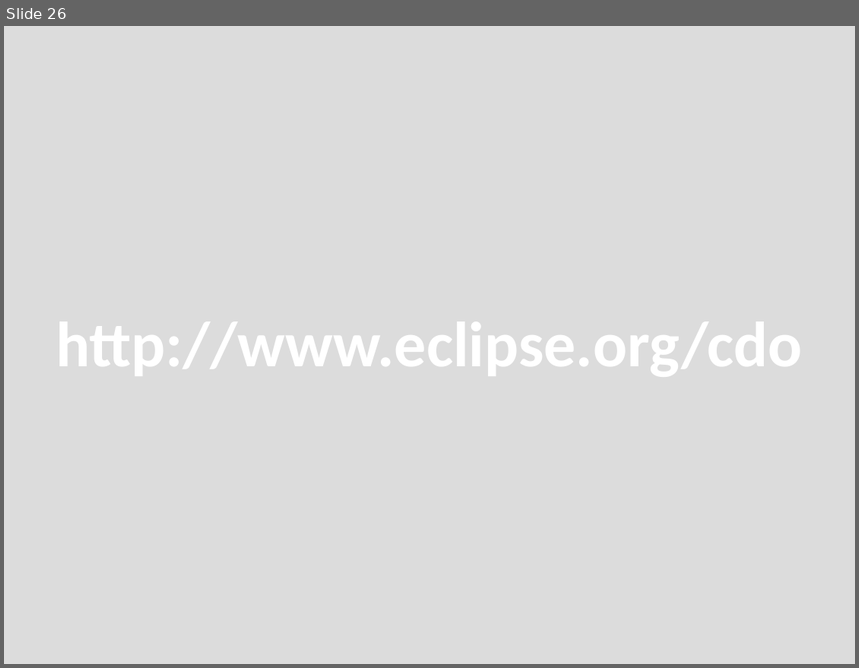
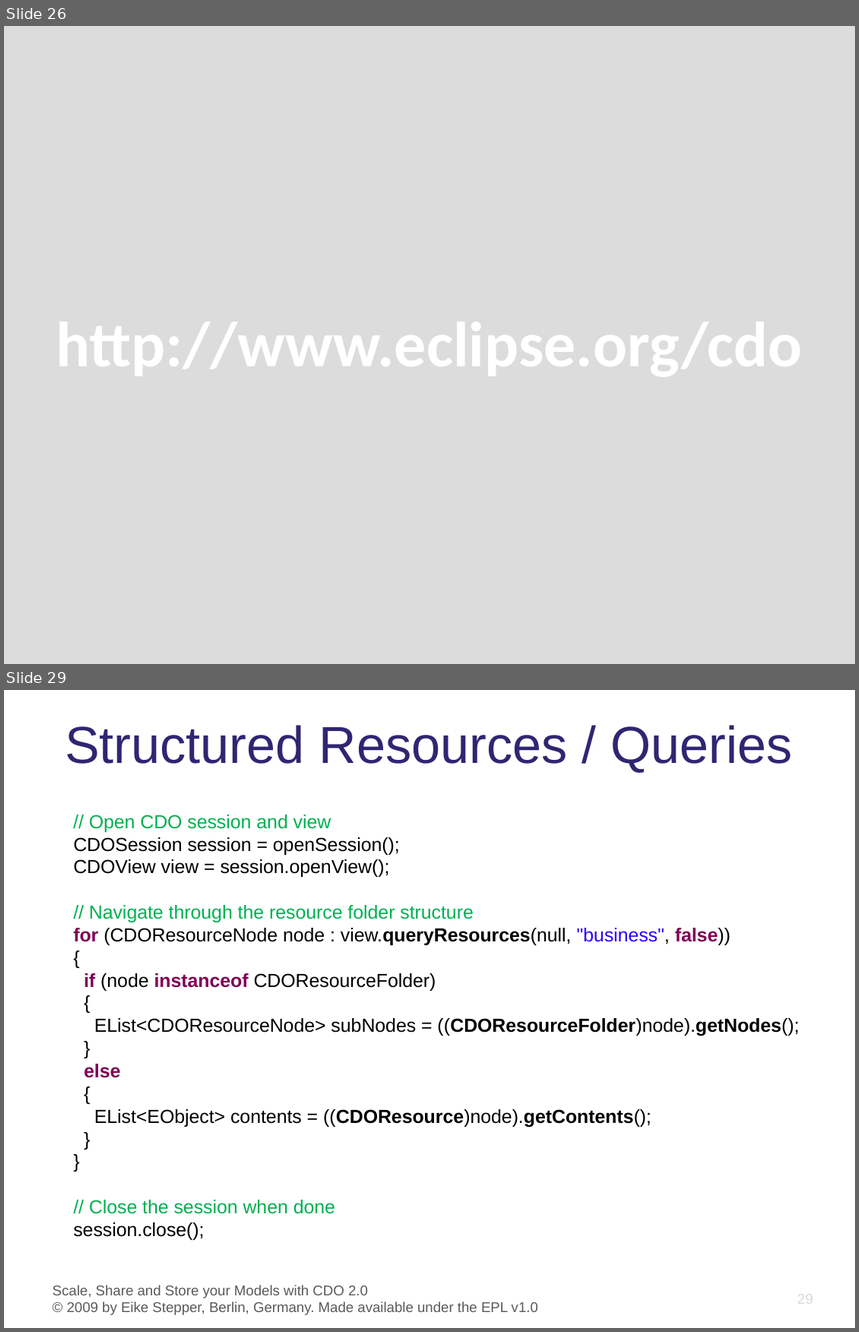
Before and after one commit to eclipse-cdo/cdo.www, a slide deck: documentation/presentations/EclipseCon_2009/CDO_EclipseCon_2009.pptx. Shown one above the other, each under a label of ours: slide 26 before the commit, slides 26 and 29 after it; the slides between them are not shown. The pictures are 859x668 and 859x1332 pixels, drawn with LibreOffice and Linux fonts; fonts in the diff are those of the drawing; background and template pictures are left out. Boxes give left, top, right and bottom in pixels: in the first picture for what was removed or moved away, otherwise in the second. Text is boxed around its words. In the diff, an @@ line names an element or a change of style, - is before the commit and + after.

```diff
--- a/documentation/presentations/EclipseCon_2009/CDO_EclipseCon_2009.pptx
+++ b/documentation/presentations/EclipseCon_2009/CDO_EclipseCon_2009.pptx
@@ slide 29 added at [4, 690, 855, 1328], background #FFFFFF @@
@@ title added at [65, 725, 794, 773], 44 pt, text #2F2672 @@
+Structured Resources / Queries
@@ text added at [73, 815, 799, 1240], 16 pt, text #000000 @@
+// Open CDO session and view
+CDOSession session = openSession();
+CDOView view = session.openView();
+// Navigate through the resource folder structure
+for (CDOResourceNode node : view.queryResources(null, "business", false))
+{
+if (node instanceof CDOResourceFolder)
+{
+EList<CDOResourceNode> subNodes = ((CDOResourceFolder)node).getNodes();
+}
+else
+{
+EList<EObject> contents = ((CDOResource)node).getContents();
+}
+}
+// Close the session when done
+session.close();
@@ text added at [53, 1285, 538, 1315], 12 pt, text #595959 @@
+Scale, Share and Store your Models with CDO 2.0
+© 2009 by Eike Stepper, Berlin, Germany. Made available under the EPL v1.0
@@ page number added at [797, 1291, 813, 1307], 12 pt, text #D9D9D9 @@
+29
```
Also in this commit, not shown: 9 slides changed, 7 other slides added.
